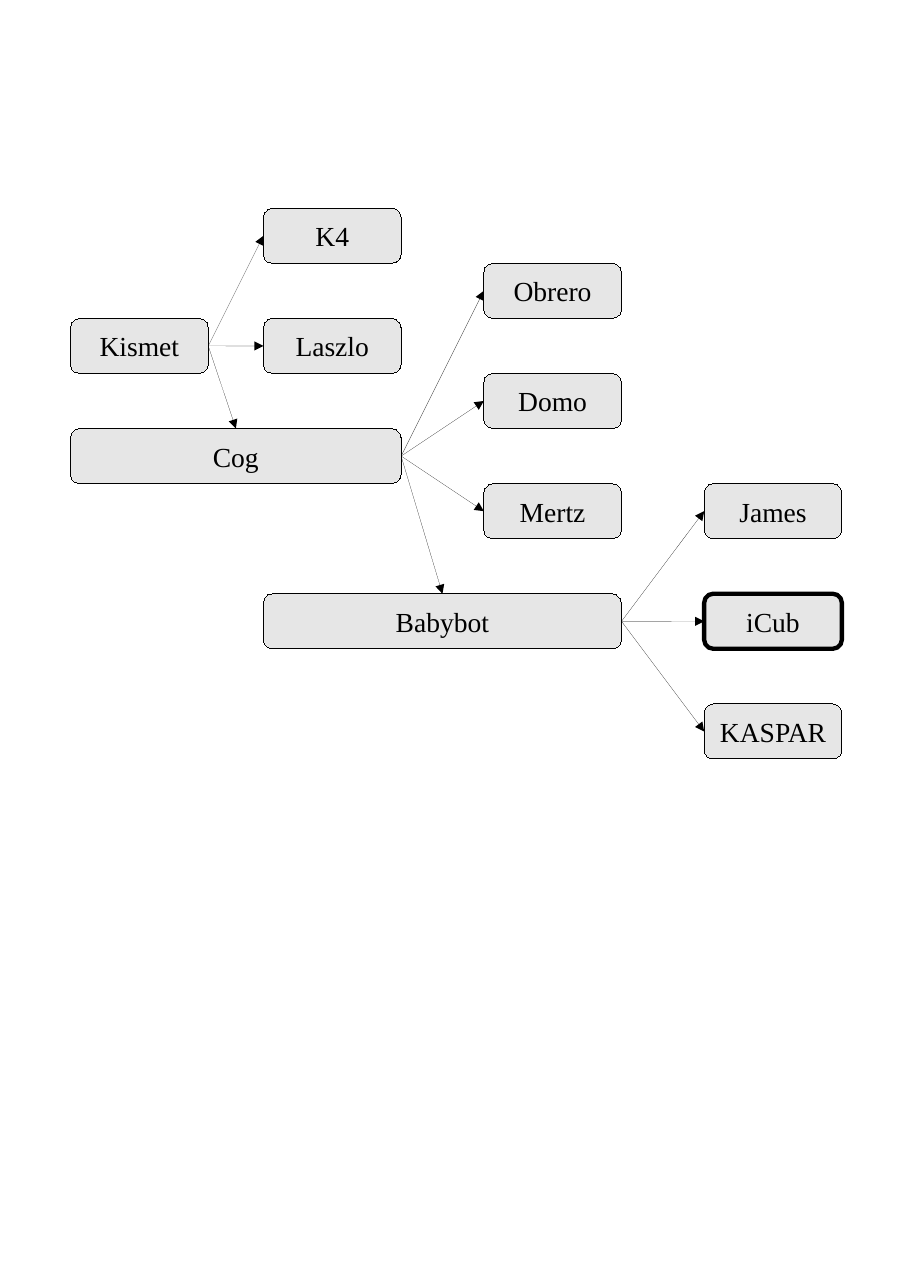
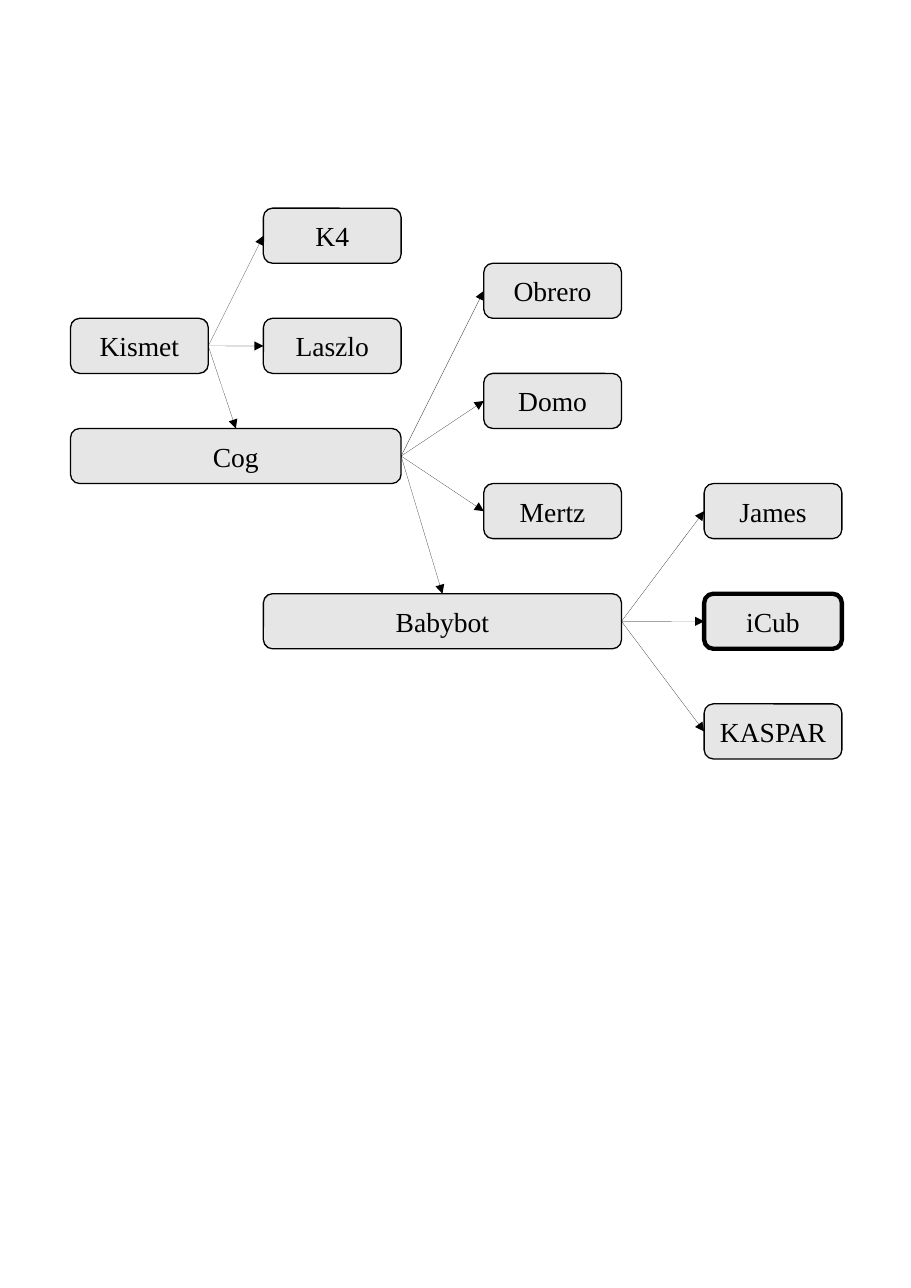
Before and after one commit to duchere/svn2git-yarp-papers, a slide deck: slide 1 of humantech07/fig-family.odp. Drawn at 911x1288 pixels with LibreOffice and Linux fonts; fonts in the diff are those of the drawing. Boxes give left, top, right and bottom in pixels: in the first picture for what was removed or moved away, otherwise in the second. Text is boxed around its words. In the diff, an @@ line names an element or a change of style, - is before the commit and + after.

```diff
--- a/humantech07/fig-family.odp
+++ b/humantech07/fig-family.odp
@@ outline #000000 0 pt to #000000 0.85 pt in 3 elements at [71,429,401,484], [704,484,842,539], [704,704,842,759] @@
```
Also in this commit, not shown: 3 other files.
